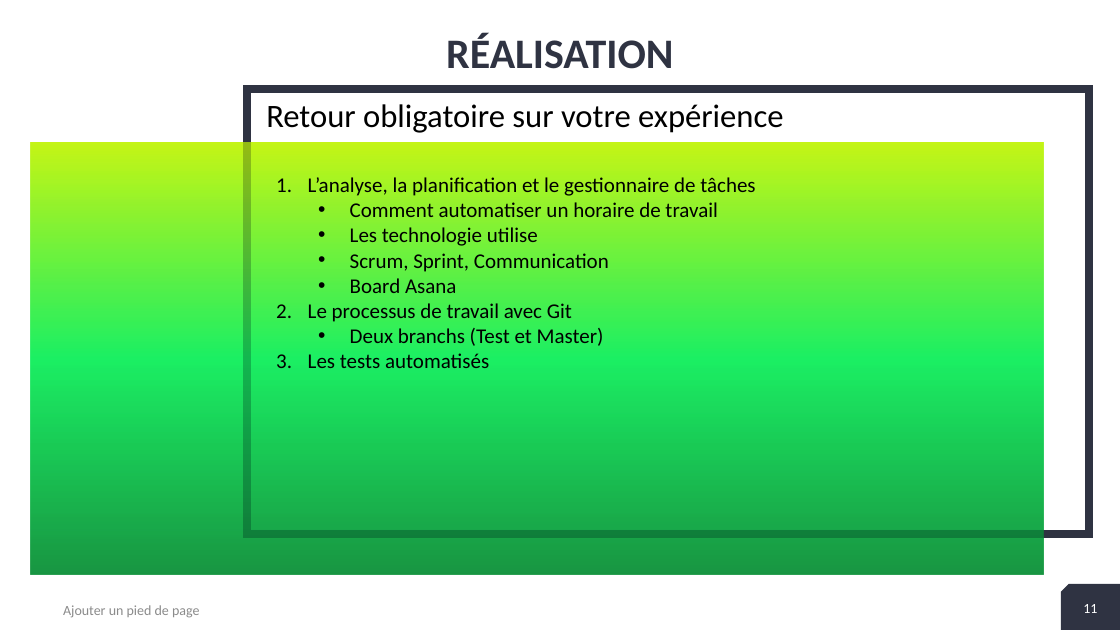
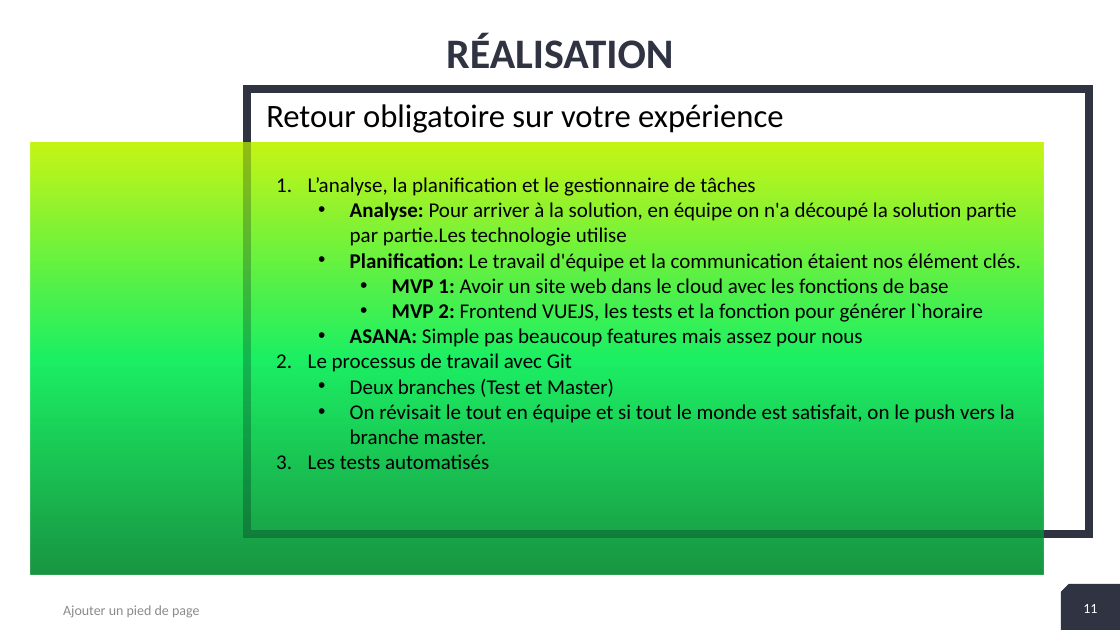
Before and after one commit to reminanthavong/INM5001---Atelier, a slide deck: slide 11 of presentation.pptx. Drawn at 1120x630 pixels with LibreOffice and Linux fonts; fonts in the diff are those of the drawing. Boxes give left, top, right and bottom in pixels: in the first picture for what was removed or moved away, otherwise in the second. Text is boxed around its words. In the diff, an @@ line names an element or a change of style, - is before the commit and + after.

```diff
--- a/presentation.pptx
+++ b/presentation.pptx
@@ text at (350, 202, 1021, 347): text changed @@
-    • Comment automatiser un horaire de travail
-    • Les technologie utilise
-    • Scrum, Sprint, Communication
-    • Board Asana
+    • Analyse: Pour arriver à la solution, en équipe on n'a découpé la solution partie par partie.Les technologie utilise
+    • Planification: Le travail d'équipe et la communication étaient nos élément clés.
+      • MVP 1: Avoir un site web dans le cloud avec les fonctions de base
+      • MVP 2: Frontend VUEJS, les tests et la fonction pour générer l`horaire
+    • ASANA: Simple pas beaucoup features mais assez pour nous
@@ text at (350, 379, 1015, 444): text changed @@
-    • Deux branchs (Test et Master)
+    • Deux branches (Test et Master)
+    • On révisait le tout en équipe et si tout le monde est satisfait, on le push vers la branche master.
```
